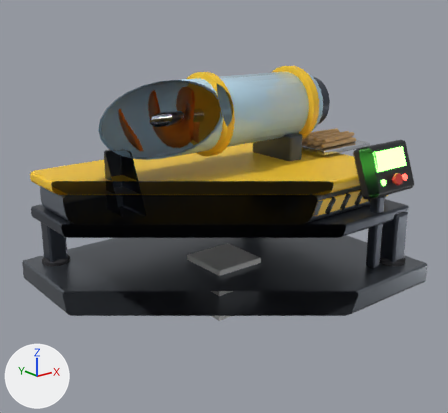
Before and after pictures for a commit that changed the FBX model art/export/fbx/Extruder.fbx.
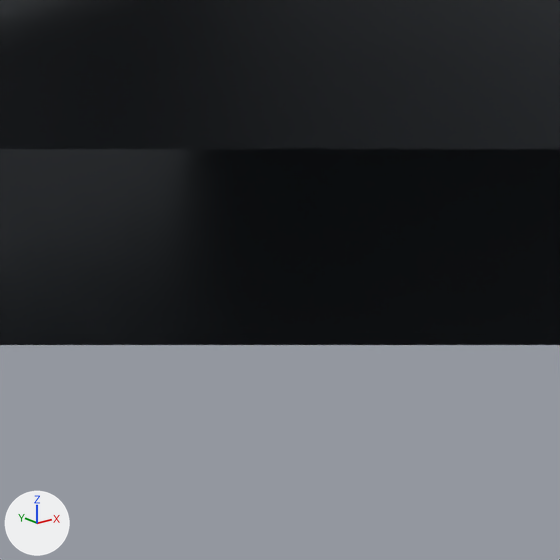
There are two pictures of each version: one whole from a camera (50 mm lens) standing at (-6.9, -8.63, 4.94) and looking at (-0.11, -0.14, 1.55), one close up on the part from 53% to 69% of the width and 66% to 83% of the height. Every picture has the same lights, and +X, +Y and +Z are marked at lower left. The older version's two pictures come first. The close-ups show mesh edges as thin lines. Everything nearer to the camera than a plane just in front of the edit is cut away. Where no turn or scale is listed for an object, it has been applied to the vertices.

Script lines for the objects in view, before the commit:
```python
me_body__plate_013 = bpy.data.meshes.new('Body__Plate.013')
me_body__plate_013.from_pydata(...)  # 56 vertices, 54 faces; spans x -3.0..3.0, y -2.5..2.5, z -0.2..0.2
me_body__plate_013.materials.append(mat_plate)  # grey #70767e
ob_body__plate_013 = bpy.data.objects.new('Body__Plate.013', me_body__plate_013)
ob_body__plate_013.location = (0.0, 0.0, 0.2)
```
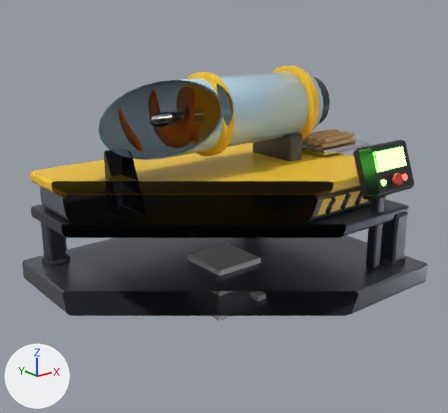
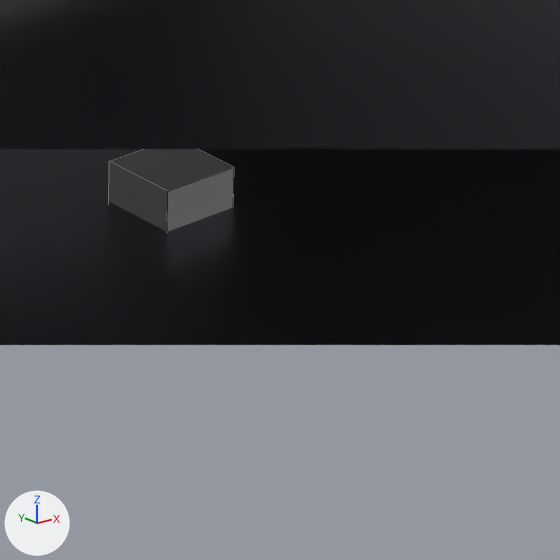
Where the change shows, as pixel boxes [x1, y1, x2, y2] in the close-ups (560 x 560 px):
'Origin__AxisZ', added
    after: [109, 149, 234, 232]

What the commit changed:
Mesh me_origin__axisz is new.
It is a box spanning x -0.1..0.1, y -0.1..0.1, z -0.1..0.1.
Object 'Origin__AxisZ' (ob_origin__axisz) is new; it shows me_origin__axisz.
Its location is (0.0, -1.0, 0.0).
